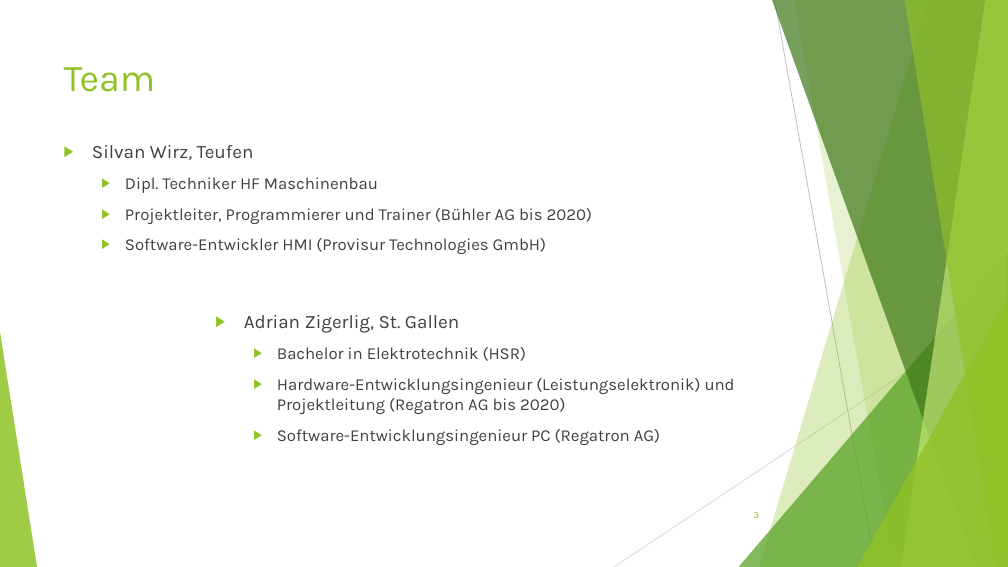
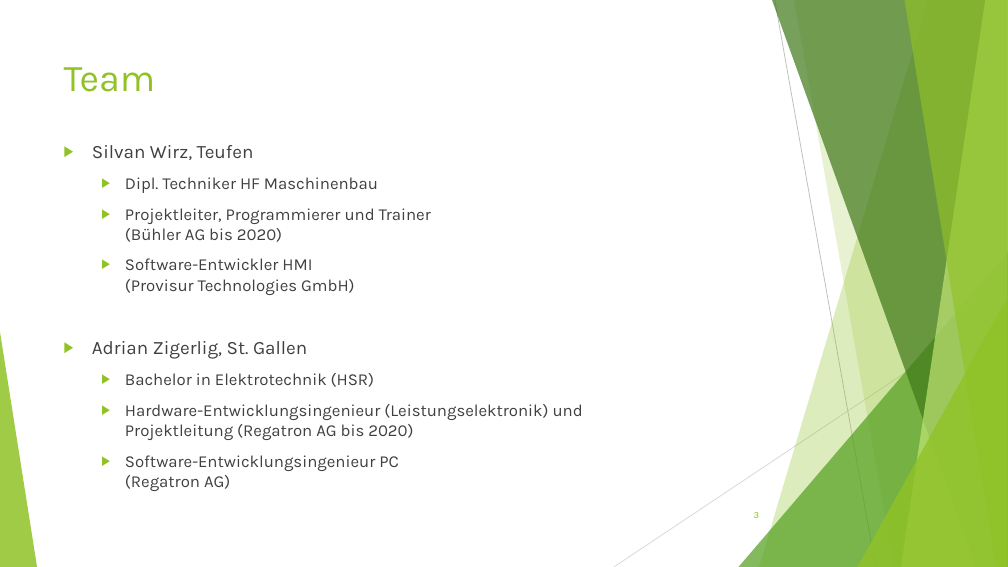
Before and after one commit to BirbsOfPrey/RecipeManager-Project, a slide deck: slide 3 of Präsentation/RecipeManager_Präsentation.pptx. Drawn at 1008x567 pixels with LibreOffice and Linux fonts; fonts in the diff are those of the drawing. Boxes give left, top, right and bottom in pixels: in the first picture for what was removed or moved away, otherwise in the second. Text is boxed around its words. In the diff, an @@ line names an element or a change of style, - is before the commit and + after.

```diff
--- a/Präsentation/RecipeManager_Präsentation.pptx
+++ b/Präsentation/RecipeManager_Präsentation.pptx
@@ text removed at <box>244,315,735,445</box> @@
-▶ Adrian Zigerlig, St. Gallen
-  ▶ Bachelor in Elektrotechnik (HSR)
-  ▶ Hardware-Entwicklungsingenieur (Leistungselektronik) und Projektleitung (Regatron AG bis 2020)
-  ▶ Software-Entwicklungsingenieur PC (Regatron AG)
@@ text at <box>92,341,583,491</box>: paragraphs added @@
+▶ Adrian Zigerlig, St. Gallen
+  ▶ Bachelor in Elektrotechnik (HSR)
+  ▶ Hardware-Entwicklungsingenieur (Leistungselektronik) und Projektleitung (Regatron AG bis 2020)
+  ▶ Software-Entwicklungsingenieur PC
+    (Regatron AG)
```
Also in this commit, not shown: 9 other slides changed, 8 slides added, 2 slides removed, 2 other files.
